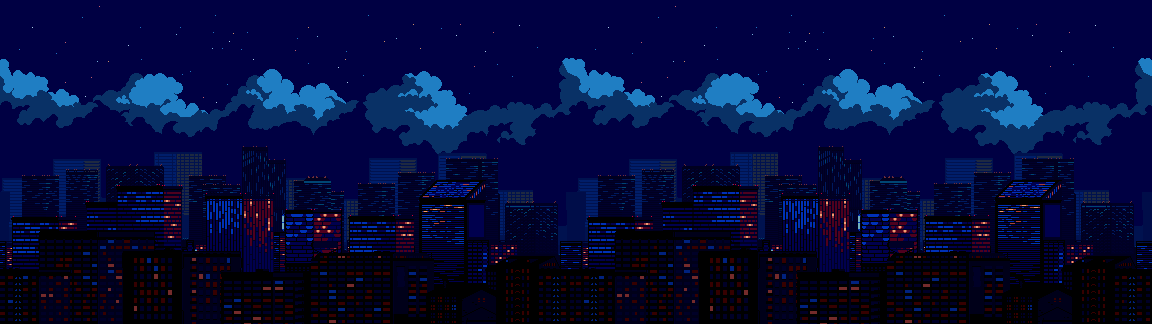
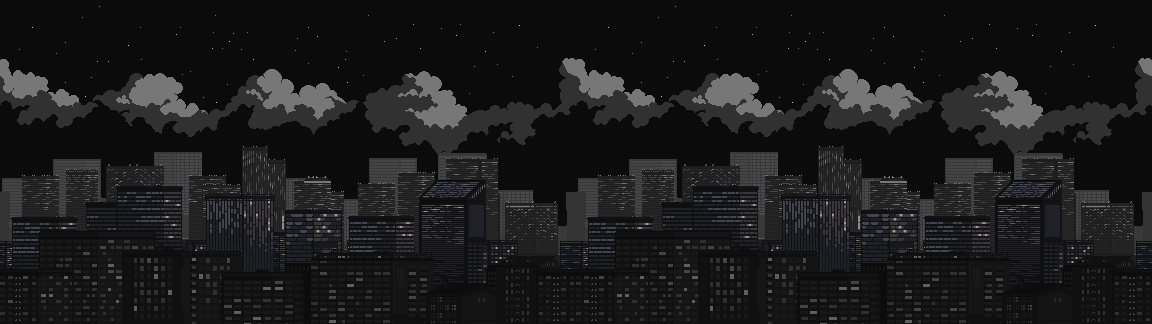
Layers edited between the first and the second 1152 x 324 image:
removed layer "5" over 0, 231, 1152, 324
removed layer "4" over 0, 180, 1152, 324
removed layer "3" over 0, 146, 1152, 287
removed layer "2" over 0, 152, 1152, 324
added layer "5.png" above "4.png" over 0, 229, 1152, 324
added layer "4.png" above "3.png" over 0, 180, 1152, 324
added layer "3.png" above "2.png" over 0, 146, 1152, 287
added layer "2.png" above "1" over 0, 152, 1152, 324
painted on "1" over 0, 0, 1152, 324
